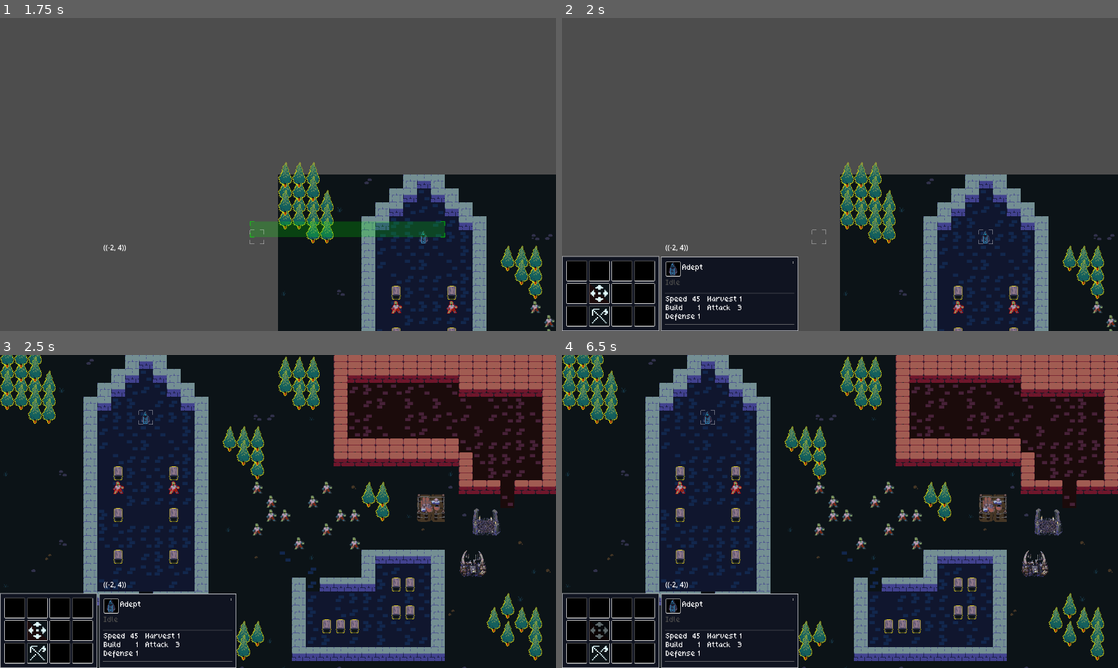
Above: before the commit, frames 1-4 (two rows, left to right).
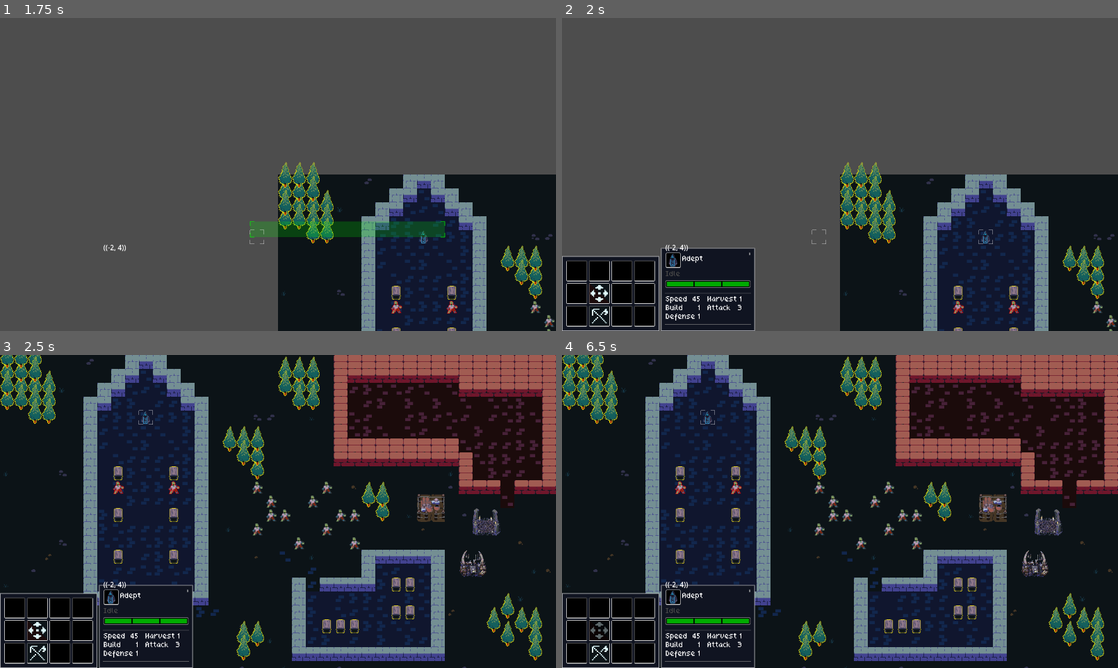
Above: after the commit, the same moments.

Repository: MateusRPF/MicroRTS
Game: Godot game, scene res://Maps/Lvl_test.tscn
The game is run twice, just before and just after one commit, with the same random seed, the same clock (stepped at 60 frames per second) and the same inputs.
Inputs (mouse positions are in pixels of both pictures, inside the frame that each line leads up to):
- Up to frame 1 (1.75 s): tap Enter at 0.5 s; move the mouse to (250, 237) at 0.52 s; click (250, 237) at 0.67 s; tap Space at 1.25 s; drag from (444, 221) to (250, 237) at 1.27 s
- Up to frame 2 (2 s): no input
- Up to frame 3 (2.5 s): move the mouse to (16, 608) at 2.02 s; click (16, 608) at 2.17 s
- Up to frame 4 (6.5 s): tap Enter at 2.75, 4.25 s; drag from (600, 608) to (673, 464) at 2.77 s; tap Space at 3.5, 5 s; drag from (623, 608) to (867, 511) at 3.52 s; drag from (645, 608) to (756, 433) at 4.27 s; move the mouse to (578, 630) at 5.02 s; click (578, 630) at 5.17 s; drag from (600, 630) to (728, 527) at 5.77 s

Frame 1 is identical in both runs. In frame 2, 2.9% of the frame differs, in the area x 17-43%, y 73-100%; in frame 3, 1.1%; in frame 4, 1.1%.
Error in both runs: Invalid access to property or key '(-2, 4)' on a base object of type 'Dictionary[Vector2i, GameTile]'. (res://Scripts/Controllers/player_controller.gd:118)

Commit message:
Corrected CWoundable calculations

Diff:
--- a/Prefabs/Actors/Units/Actor_Harbingers_Adept.tscn
+++ b/Prefabs/Actors/Units/Actor_Harbingers_Adept.tscn
@@ -1,11 +1,8 @@
 [gd_scene format=3 uid="uid://d7u65ka60wn1"]
 
 [ext_resource type="PackedScene" uid="uid://bpq8to7u51urx" path="res://Prefabs/gridObjectPrefab.tscn" id="1_base"]
-[ext_resource type="Material" uid="uid://s0sdycvibqwv" path="res://Sprites/MT_SpriteOutline.tres" id="2_1jyif"]
 [ext_resource type="Script" uid="uid://ce26amsxyge52" path="res://Scripts/DataStructures/ComponentData/ComponentData.gd" id="2_cd"]
 [ext_resource type="Script" uid="uid://b40p573hfvm6v" path="res://Scripts/DataStructures/ComponentData/ComponentData_AttributeSet.gd" id="3_attrs"]
-[ext_resource type="Material" uid="uid://cjjjmb5ourjas" path="res://Sprites/MT_SpriteOutline_Neutral.tres" id="3_x1exa"]
-[ext_resource type="Material" uid="uid://ddstotuhpjadp" path="res://Sprites/MT_SpriteOutline_Enemy.tres" id="4_0mx7g"]
 [ext_resource type="Script" uid="uid://bslstqgk7go7j" path="res://Scripts/DataStructures/ComponentData/ComponentData_Inventory.gd" id="4_inv"]
 [ext_resource type="Script" uid="uid://bmuke1nuwo0qc" path="res://Scripts/DataStructures/ComponentData/ComponentData_Mover.gd" id="5_mover"]
 [ext_resource type="Script" uid="uid://b21ghjgaar2q5" path="res://Scripts/DataStructures/GameResource.gd" id="6_7akmv"]
@@ -13,6 +10,7 @@
 [ext_resource type="Script" uid="uid://b55uwkn44eef2" path="res://Scripts/DataStructures/ComponentData/ComponentData_Executor.gd" id="7_exec"]
 [ext_resource type="Script" uid="uid://40q3s0vdavqw" path="res://Scripts/DataStructures/ComponentData/ComponentData_StateMachine.gd" id="8_sm"]
 [ext_resource type="Script" uid="uid://co4gucr75dqkf" path="res://Scripts/DataStructures/ActorData.gd" id="9_actor"]
+[ext_resource type="Script" uid="uid://b75xfdnwu8eig" path="res://Scripts/DataStructures/ComponentData/ComponentData_Woundable.gd" id="10_cj6jy"]
 [ext_resource type="Texture2D" uid="uid://bgsc4cwkmupv4" path="res://Sprites/Units/SPR_Undergodling.tres" id="10_sprite"]
 [ext_resource type="Script" uid="uid://6avybfyvspvv" path="res://Scripts/DataStructures/ActorTags.gd" id="12_cj6jy"]
 
@@ -25,7 +23,8 @@
 3: 3,
 4: 3,
 5: 1,
-6: 3
+6: 3,
+7: 3
 })
 metadata/_custom_type_script = "uid://b40p573hfvm6v"
 
@@ -49,18 +48,18 @@
 script = ExtResource("8_sm")
 metadata/_custom_type_script = "uid://40q3s0vdavqw"
 
+[sub_resource type="Resource" id="Resource_beslk"]
+resource_local_to_scene = true
+script = ExtResource("10_cj6jy")
+metadata/_custom_type_script = "uid://b75xfdnwu8eig"
+
 [sub_resource type="Resource" id="Actor_Adept_Data"]
 script = ExtResource("9_actor")
 actor_name = "Adept"
 description = "Trained member of the Harbingers, able to conduct basic magic."
 sprite = ExtResource("10_sprite")
-modules = Array[ExtResource("2_cd")]([SubResource("Mod_Attrs"), SubResource("Mod_Inv"), SubResource("Mod_Mover"), SubResource("Mod_Harv"), SubResource("Mod_Exec"), SubResource("Mod_SM")])
+modules = Array[ExtResource("2_cd")]([SubResource("Mod_Attrs"), SubResource("Mod_Inv"), SubResource("Mod_Mover"), SubResource("Mod_Harv"), SubResource("Mod_Exec"), SubResource("Mod_SM"), SubResource("Resource_beslk")])
 metadata/_custom_type_script = "uid://co4gucr75dqkf"
 
 [node name="Actor_Harbingers_Adept" unique_id=187744114 instance=ExtResource("1_base")]
-material_map = Dictionary[int, ShaderMaterial]({
-0: ExtResource("2_1jyif"),
-1: ExtResource("3_x1exa"),
-3: ExtResource("4_0mx7g")
-})
 data = SubResource("Actor_Adept_Data")
--- a/Prefabs/Actors/Units/Actor_Harbingers_Shambler.tscn
+++ b/Prefabs/Actors/Units/Actor_Harbingers_Shambler.tscn
@@ -23,7 +23,8 @@
 3: 1,
 4: 1,
 5: 0,
-6: 5
+6: 5,
+7: 5
 })
 metadata/_custom_type_script = "uid://b40p573hfvm6v"
 
@@ -61,6 +62,3 @@
 
 [node name="Actor_Harbingers_Shambler" unique_id=1628272071 instance=ExtResource("1_base")]
 data = SubResource("Actor_Shambler_Data")
-
-[node name="Sprite" parent="ViewPivot" parent_id_path=PackedInt32Array(1593318972) index="0" unique_id=862196751]
-material = null
--- a/Prefabs/Widgets/Widget_ActorView.tscn
+++ b/Prefabs/Widgets/Widget_ActorView.tscn
@@ -34,8 +34,9 @@
 
 [node name="Label_Name" type="Label" parent="HBoxContainer" unique_id=1077920290]
 unique_name_in_owner = true
-custom_minimum_size = Vector2(250, 30)
+custom_minimum_size = Vector2(150, 30)
 layout_mode = 2
+size_flags_horizontal = 0
 size_flags_vertical = 0
 theme_override_fonts/font = ExtResource("3_siewa")
 theme_override_font_sizes/font_size = 16
--- a/Scripts/Widgets/Inspector Widgets/Widget_WoundView.gd
+++ b/Scripts/Widgets/Inspector Widgets/Widget_WoundView.gd
@@ -31,6 +31,8 @@
 
 	var health:int = wound_component.get_current_health()
 
+	print("Updating wound view: health=",health," / ",wound_component.get_max_wounds())
+
 	for childIndex in range(entry_container.get_child_count()):
 		if childIndex+1 > health:
 			entry_container.get_child(childIndex).modulate.a = 0
